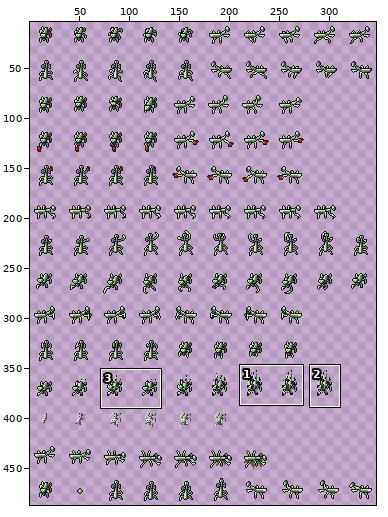
Two states of a sprite sheet, Bugfixes and QOL/img/people/mantis_base.png. Above: a wide view before the commit, with the close-up outlined.
Close-up. First the earlier version:
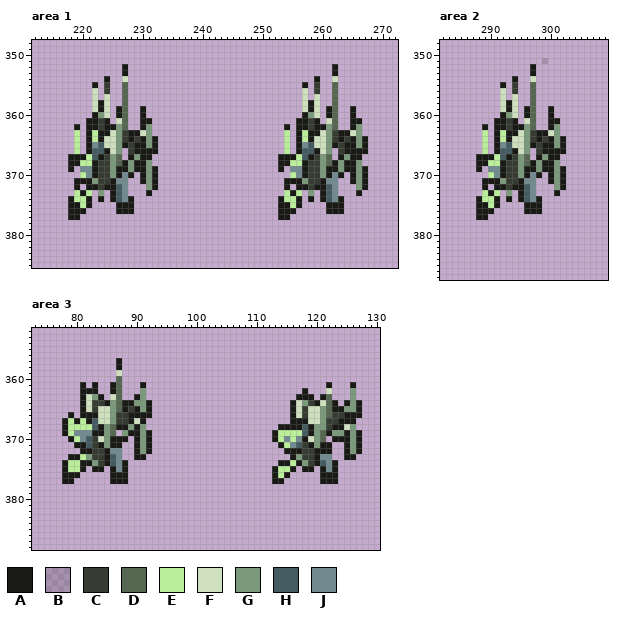
The file is 350x490 pixels. Shown: area 1: x 212..272, y 348..385; area 2: x 282..309, y 348..387; area 3: x 73..130, y 352..388. The old version is drawn lined up with the new one. The wide view leaves out empty margins. The commit also changed other parts of the picture, which this record leaves out.
Palette (. is transparent): A #191a16  B #191b162d  C #363c31  D #556751  E #baee9a  F #cee0be  G #7b997b  H #445c61  J #728b91
Pixels before, area 1, first column x 218:
352 .........A..................................A.....
353 .........A..................................A.....
354 ......A..F...............................A..F.....
355 ....A.C..D.............................A.C..D.....
356 ....F.C..D.............................F.C..D.....
357 ....F.F..D.............................F.F..D.....
358 ....FAF..D.............................FAF..D.....
359 ....FAF.AD..A..........................FAF.AD..A..
360 ....AGF.AD..A..........................AGF.AD..A..
361 ...AACA.FD..AA........................AACA.FD..AA.
362 .A.AACAAGD..AG......................A.AACAAGD..AG.
363 .E.AEAAFGCAAFG......................E.AEAAFGCAAFG.
364 .E.AEAFFGCACAGA.....................E.AEAFFGCACAGA
365 .E.AJHFFGACAAGA.....................E.AJHFFGACAAGA
366 .E.AHHAFG.CAAAA.....................E.AHHAFG.CAAAA
367 AAAEHACGD.AGAA.....................AAAEHACGD.AGAA.
368 AAEEACCGDAGAAG.....................AAEEACCGDAGAAG.
369 A.JJACCGAAGAAGA....................A.JJACCGAAGAAGA
370 ..EJACCGAJA.AGA......................EJACCGAJA.AGA
371 .AAAGCCAJJ..AGA.....................AAAGCCAJJ..AGA
372 .A.AACAAHJ...GA.....................A.AACAAHJ...GA
373 .EAE.G.AHJ...A......................EAE.G.AHJ...A.
374 AEEA.A.AHJA........................AEEA.A.AHJA....
375 AAEA....AAA........................AAEA....AAA....
376 AAA.....AAA........................AAA.....AAA....
377 AA.................................AA.............
Pixels before, area 2, first column x 288:
351 ...........B...
352 .........A.....
353 .........A.....
354 ......A..F.....
355 ....A.C..D.....
356 ....F.C..D.....
357 ....F.F..D.....
358 ....FAF..D.....
359 ....FAF.AD..A..
360 ....AGF.AD..A..
361 ...AACA.FD..AA.
362 .A.AACAAGD..AG.
363 .E.AEAAFGCAAFG.
364 .E.AEAFFGCACAGA
365 .E.AJHFFGACAAGA
366 .E.AHHAFG.CAAAA
367 AAAEHACGD.AGAA.
368 AAEEACCGDAGAAG.
369 A.JJACCGAAGAAGA
370 ..EJACCGAJA.AGA
371 .AAAGCCAJJ..AGA
372 .A.AACAAHJ...GA
373 .EAE.G.AHJ...A.
374 AEEA.A.AHJA....
375 AAEA....AAA....
376 AAA.....AAA....
377 AA.............
Pixels before, area 3, first column x 78:
357 .........A........................................
358 .........A........................................
359 .........F........................................
360 .........D........................................
361 ...A.A..AD...A..............................A...A.
362 ...AAA..AD...G..........................A...F...G.
363 ...AFGA.FD..AG.........................AAA.AD...G.
364 ...AFCCAGDAAGGA.......................AFGCAFDA.AGA
365 ...AFCFFGDACAGA.......................AFCFFGDAAGGA
366 .A.AAAFFGCCAAAA.......................AFCFFGDCCAAA
367 AEAEAHFFGCCAFA........................AAAFFGCCAAA.
368 AEEEEHAGDAAGAG......................AAAAHAGGCAAFG.
369 AEJJJAAGD.GAAGA....................AEEEEHAGDAGGAGA
370 .AEJHCFGAAA.AGA....................AEJEJAFGD.AAAGA
371 ..AAHCAGAA..AGA.....................AEJHCAGAA..AGA
372 ...AACCAJJ..AGA......................AAACCAAA..AGA
373 .AAEGCCAHJ..AA........................AGCCAJJ..AA.
374 AEEAAGCAHJA.........................AAEAGCAHJA....
375 AEEA.AA.AJA........................AEEA.AA.AJA....
376 AAA.....AAA........................AEA.....AAA....
377 AA......AAA........................AA......AAA....
The same view after the edit:
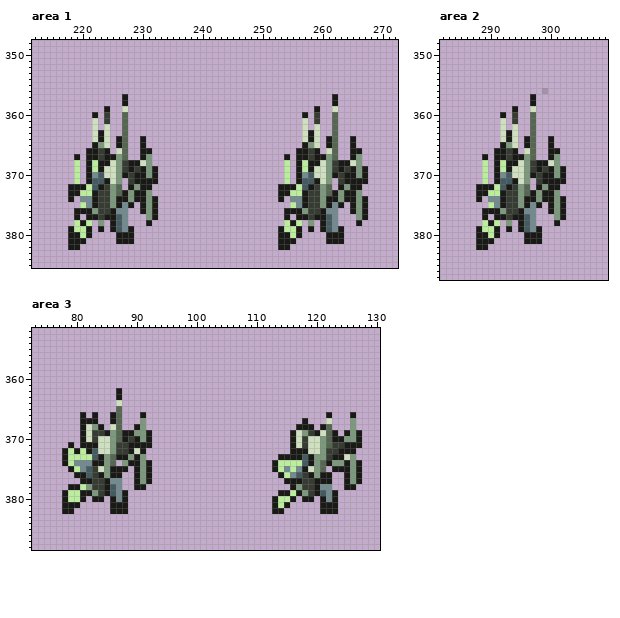
What changed:
whole drawing moved by +0,+2 (the old picture is shown already moved)
Changed rows in their new state; - is an unchanged pixel.
Area 1:
first column x 218:
352 ---------.----------------------------------.-----
353 ---------.----------------------------------.-----
354 ------.--.-------------------------------.--.-----
355 ----.-.--.-----------------------------.-.--.-----
356 ----.-.--.-----------------------------.-.--.-----
357 ----.-.--A-----------------------------.-.--A-----
358 ----...--A-----------------------------...--A-----
359 ----..A-.F--.--------------------------..A-.F--.--
360 -----.C-.---.---------------------------.C-.---.--
361 ---.F.C-.---..------------------------.F.C-.---..-
362 -.-.F.F..---..----------------------.-.F.F..---..-
363 -.-.F-F..D....----------------------.-.F-F..D....-
364 -.-.F--.AD..-..---------------------.-.F--.AD..-..
365 -.-.AG-.AD..-..---------------------.-.AG-.AD..-..
366 -.--AC-.FD..--.---------------------.--AC-.FD..--.
367 .-.AACAAGD..-G---------------------.-.AACAAGD..-G-
368 .E.AEAAFGCA-F----------------------.E.AEAAFGCA-F--
369 .E.AEAFFGCAC-----------------------.E.AEAFFGCAC---
370 -E.AJHFFGACA------------------------E.AJHFFGACA---
371 -E.-HHAFG.CA-A----------------------E.-HHAFG.CA-A-
372 A-AEHACGD.AGAA.--------------------A-AEHACGD.AGAA.
373 AAE-ACCGDAGAAG---------------------AAE-ACCGDAGAAG-
374 -.JJACCGAAGAAGA---------------------.JJACCGAAGAAGA
375 ..-JACCG-J--AGA--------------------..-JACCG-J--AGA
376 .--AGCCAJJ.-AGA--------------------.--AGCCAJJ.-AGA
377 .--AACAAHJ---GA--------------------.--AACAAHJ---GA
378 -EAE-G-AHJ---A----------------------EAE-G-AHJ---A-
379 AEEA-A-AHJA------------------------AEEA-A-AHJA----
380 AAEA----AAA------------------------AAEA----AAA----
381 AAA-----AAA------------------------AAA-----AAA----
382 AA---------------------------------AA-------------
Area 2:
first column x 288:
351 -----------.---
352 ---------.-----
353 ---------.-----
354 ------.--.-----
355 ----.-.--.-----
356 ----.-.--.-B---
357 ----.-.--A-----
358 ----...--A-----
359 ----..A-.F--.--
360 -----.C-.---.--
361 ---.F.C-.---..-
362 -.-.F.F..---..-
363 -.-.F-F..D....-
364 -.-.F--.AD..-..
365 -.-.AG-.AD..-..
366 -.--AC-.FD..--.
367 .-.AACAAGD..-G-
368 .E.AEAAFGCA-F--
369 .E.AEAFFGCAC---
370 -E.AJHFFGACA---
371 -E.-HHAFG.CA-A-
372 A-AEHACGD.AGAA.
373 AAE-ACCGDAGAAG-
374 -.JJACCGAAGAAGA
375 ..-JACCG-J--AGA
376 .--AGCCAJJ.-AGA
377 .--AACAAHJ---GA
378 -EAE-G-AHJ---A-
379 AEEA-A-AHJA----
380 AAEA----AAA----
381 AAA-----AAA----
382 AA-------------
Area 3:
first column x 78:
357 ---------.----------------------------------------
358 ---------.----------------------------------------
359 ---------.----------------------------------------
360 ---------.----------------------------------------
361 ---.-.--..---.------------------------------.---.-
362 ---...--.A---.--------------------------.---.---.-
363 ---....-.A--..-------------------------...-..---.-
364 ---......F.....-----------------------........-...
365 ---......-.....-----------------------............
366 -.--.-..AD...-.-----------------------......A...-.
367 ...A-A..AD...G------------------------..-...F...G-
368 ...AFG-.FD..------------------------...-A-.AD...--
369 ...AFCCAGDA-G----------------------...AFGCAFDA.---
370 -..AF--FGD-C-----------------------...AFC-FGD--G--
371 -A.-AAFFGCCA-A----------------------..AF-FFGDCC-A-
372 AEAE-HFFGCCAFA.----------------------.--AFFGCCA-A.
373 AEE-EHAGDAAG-G----------------------AA-AHAGGCAAFG-
374 --JJJAAGD.GAAGA--------------------AEE-EHAGDAGGAGA
375 .A-JHCFG-A--AGA----------------------JEJ-FGD.-AAGA
376 ..-AHCAG--.-AGA--------------------.AEJHCAG--.-AGA
377 ..-AACCAJJ.-AGA--------------------..AAACCA--.-AGA
378 -AAEGCCAHJ--AA------------------------AGCCAJJ--AA-
379 AEEAAGCAHJA-------------------------AAEAGCAHJA----
380 AEEA-AA-AJA------------------------AEEA-AA-AJA----
381 AAA-----AAA------------------------AEA-----AAA----
382 AA------AAA------------------------AA------AAA----
